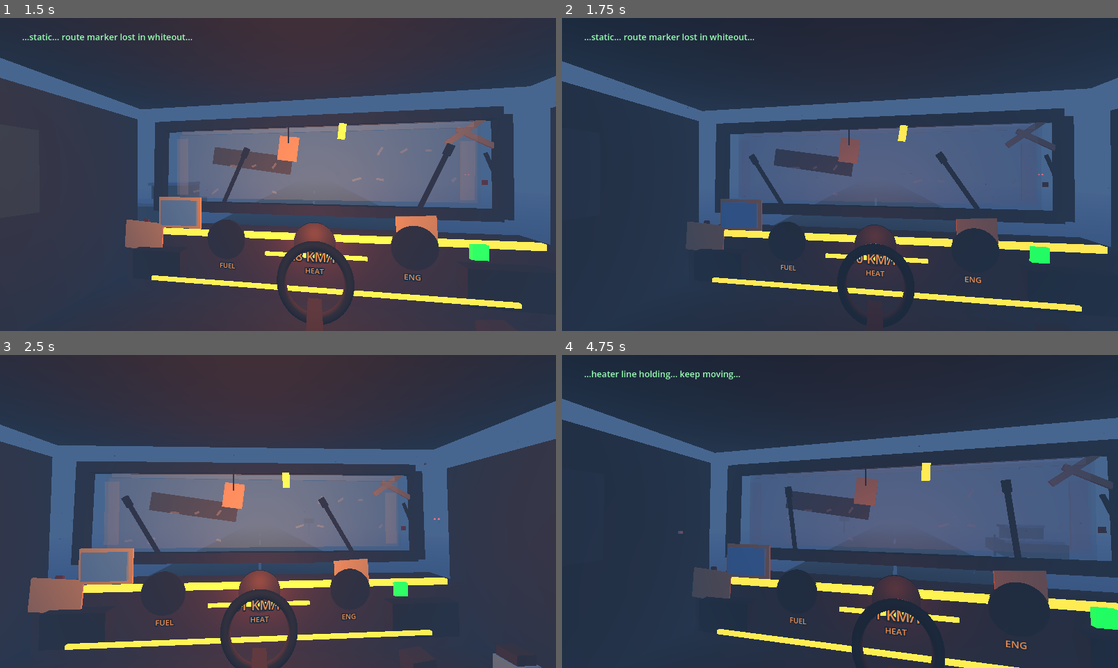
Above: before the commit, frames 1-4 (two rows, left to right).
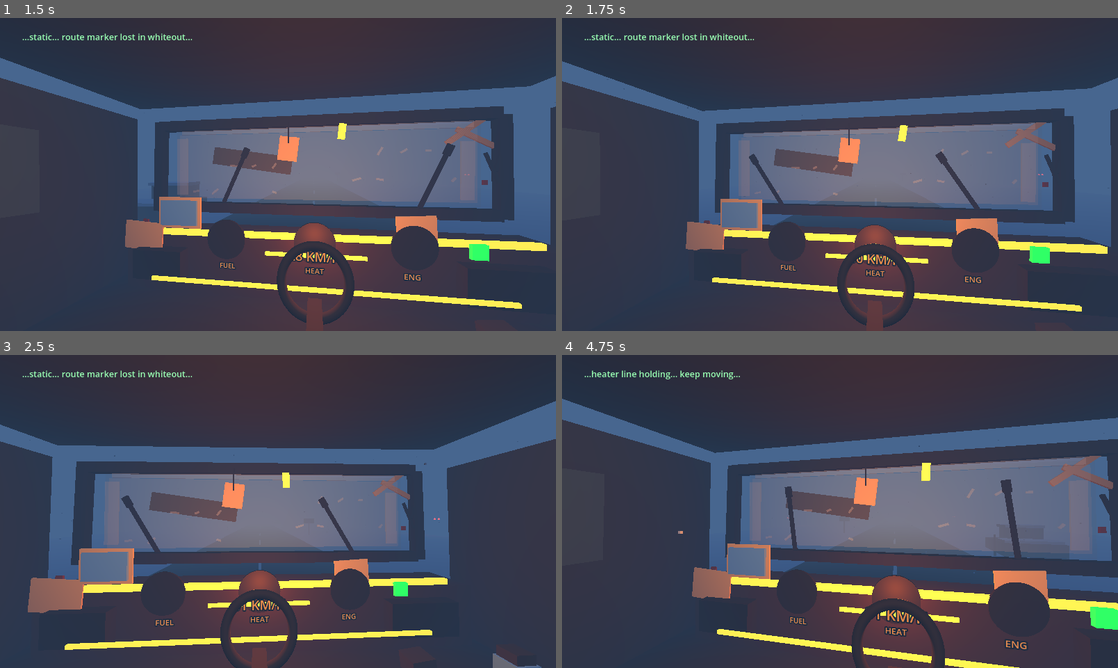
Above: after the commit, the same moments.

Repository: simonovic86/frozen-highway
Game: Godot game, scene res://scenes/Main.tscn
Same seed, same stepped clock (60 frames per second), same inputs: the game is played once before the commit and once after it.
Inputs (mouse positions are in pixels of both pictures, inside the frame that each line leads up to):
- Up to frame 1 (1.5 s): tap Enter at 0.5 s; move the mouse to (305, 174) at 0.52 s; hold H (heater_toggle, bound only before the commit) 0.53-1.28 s; hold W (throttle_up) from 0.53 s (still down); tap E (interact) at 0.8, 1.35 s; move the mouse to (250, 174) at 1.27 s
- Up to frame 2 (1.75 s): keep holding W (throttle_up); tap L (lights_toggle, bound only before the commit) at 1.55 s
- Up to frame 3 (2.5 s): keep holding W (throttle_up); move the mouse to (289, 505) at 2.02 s; hold L (lights_toggle, bound only before the commit) from 2.03 s (still down); tap R (radio_toggle, bound only before the commit) at 2.3 s
- Up to frame 4 (4.75 s): keep holding W (throttle_up); move the mouse to (834, 517) at 2.77 s; release L (lights_toggle, bound only before the commit) at 2.78 s; tap R (radio_toggle, bound only before the commit) at 2.85 s; tap H (heater_toggle, bound only before the commit) at 3.05, 4.35 s; move the mouse to (878, 514) at 3.52 s; hold Shift (cabin_move_modifier) 3.53-4.28 s; tap E (interact) at 3.8 s; move the mouse to (795, 508) at 4.27 s; tap L (lights_toggle, bound only before the commit) at 4.55 s

Frame 1 is identical in both runs. In frame 2, 22% of the frame differs, in the area x 0-89%, y 0-100%; in frame 3, 0.3%; in frame 4, 26%, in the area x 0-100%, y 0-100%.

Commit message:
Add reach limits to cabin interactions

Diff:
--- a/scripts/Cabin.gd
+++ b/scripts/Cabin.gd
@@ -1,6 +1,8 @@
 extends Node3D
 
 const CabinInteractableScript := preload("res://scripts/CabinInteractable.gd")
+const CLOSE_INTERACTION_DISTANCE := 3.45
+const EASY_INTERACTION_DISTANCE := 3.55
 
 @onready var camera_pivot := $CameraPivot
 @onready var camera := $CameraPivot/Camera3D
@@ -323,16 +325,16 @@
 	speed_label = _add_label3d(self, "SpeedLabel", "20 KM/H", Vector3(0.0, 0.02, -0.76), 34, Color(1.0, 0.58, 0.18))
 	_add_box(self, "SpeedGlowBacking", Vector3(1.35, 0.05, 0.03), Vector3(0.0, 0.02, -0.785), mat_warm_emissive)
 
-	var radio := _add_interactable("Radio", "radio", "Toggle radio", Vector3(2.25, -0.22, -0.78), Vector3(0.95, 0.46, 0.22), mat_black)
+	var radio := _add_interactable("Radio", "radio", "Toggle radio", Vector3(2.25, -0.22, -0.78), Vector3(0.95, 0.46, 0.22), mat_black, CLOSE_INTERACTION_DISTANCE)
 	radio_glow = _add_box(radio, "RadioGlow", Vector3(0.7, 0.08, 0.025), Vector3(0.0, 0.12, -0.13), mat_green)
 	radio_screen = _add_label3d(radio, "RadioScreen", "RADIO", Vector3(0.0, 0.03, -0.145), 20, Color(0.4, 1.0, 0.55))
 
-	var heater := _add_interactable("Heater", "heater", "Toggle heater", Vector3(-2.25, -0.2, -0.78), Vector3(0.75, 0.42, 0.22), mat_black)
+	var heater := _add_interactable("Heater", "heater", "Toggle heater", Vector3(-2.25, -0.2, -0.78), Vector3(0.75, 0.42, 0.22), mat_black, CLOSE_INTERACTION_DISTANCE)
 	heater_glow = _add_box(heater, "HeaterGlow", Vector3(0.38, 0.1, 0.025), Vector3(0.0, 0.08, -0.13), mat_dark)
 	_add_label3d(heater, "HeaterText", "HEAT", Vector3(0.0, -0.04, -0.145), 24, Color(1.0, 0.55, 0.2))
 	_add_box(self, "FootwellHeaterBleed", Vector3(1.25, 0.05, 0.5), Vector3(-2.18, -0.83, -0.05), mat_warm_emissive)
 
-	_add_interactable("LightSwitch", "lights", "Toggle cabin lights", Vector3(2.72, 1.95, 0.75), Vector3(0.28, 0.34, 0.18), mat_warm)
+	_add_interactable("LightSwitch", "lights", "Toggle cabin lights", Vector3(2.72, 1.95, 0.75), Vector3(0.28, 0.34, 0.18), mat_warm, EASY_INTERACTION_DISTANCE)
 	warning_light = _add_box(self, "WarningLight", Vector3(0.18, 0.18, 0.06), Vector3(1.95, 0.18, -0.76), mat_green)
 
 func _build_steering_wheel() -> void:
@@ -518,10 +520,10 @@
 	radio_label.modulate = Color(0.6, 1.0, 0.7)
 	layer.add_child(radio_label)
 
-func _add_interactable(name: String, action_id: String, label: String, position: Vector3, size: Vector3, material: Material) -> StaticBody3D:
+func _add_interactable(name: String, action_id: String, label: String, position: Vector3, size: Vector3, material: Material, max_interaction_distance: float = 3.0) -> StaticBody3D:
 	var body: StaticBody3D = CabinInteractableScript.new()
 	body.name = name
-	body.setup(action_id, label)
+	body.setup(action_id, label, max_interaction_distance)
 	body.position = position
 	body.interacted.connect(_on_interactable)
 	add_child(body)
--- a/scripts/CabinInteractable.gd
+++ b/scripts/CabinInteractable.gd
@@ -5,13 +5,18 @@
 
 var action_id := ""
 var display_name := ""
+var max_interaction_distance := 3.0
 
-func setup(new_action_id: String, new_display_name: String) -> void:
+func setup(new_action_id: String, new_display_name: String, new_max_interaction_distance: float = 3.0) -> void:
 	action_id = new_action_id
 	display_name = new_display_name
+	max_interaction_distance = new_max_interaction_distance
 
 func get_interaction_text() -> String:
 	return "E - " + display_name
 
+func is_interaction_point_in_range(origin: Vector3, interaction_point: Vector3) -> bool:
+	return origin.distance_to(interaction_point) <= max_interaction_distance
+
 func interact() -> void:
 	interacted.emit(action_id)
--- a/scripts/CabinInteractionSystem.gd
+++ b/scripts/CabinInteractionSystem.gd
@@ -3,17 +3,23 @@
 
 signal focus_text_changed(text)
 
+var focus_probe_distance := 4.25
 var current_text := ""
 
 func _ready() -> void:
 	enabled = true
+	if not target_position.is_zero_approx():
+		target_position = target_position.normalized() * focus_probe_distance
 
 func _process(_delta: float) -> void:
 	force_raycast_update()
 	var text := ""
 	var collider := get_collider()
 	if collider != null and collider.has_method("get_interaction_text"):
-		text = collider.get_interaction_text()
+		if _is_collider_in_reach(collider):
+			text = collider.get_interaction_text()
+		else:
+			text = "Move closer"
 	if text != current_text:
 		current_text = text
 		focus_text_changed.emit(current_text)
@@ -22,5 +28,10 @@
 	if event.is_action_pressed("interact"):
 		force_raycast_update()
 		var collider := get_collider()
-		if collider != null and collider.has_method("interact"):
+		if collider != null and collider.has_method("interact") and _is_collider_in_reach(collider):
 			collider.interact()
+
+func _is_collider_in_reach(collider: Object) -> bool:
+	if collider.has_method("is_interaction_point_in_range"):
+		return collider.is_interaction_point_in_range(global_position, get_collision_point())
+	return true
--- a/scripts/Main.gd
+++ b/scripts/Main.gd
@@ -58,12 +58,6 @@
 		get_viewport().set_input_as_handled()
 	if get_tree().paused:
 		return
-	if event.is_action_pressed("radio_toggle") and radio_system != null:
-		radio_system.toggle_radio()
-	if event.is_action_pressed("heater_toggle") and resource_state != null:
-		resource_state.toggle_heater()
-	if event.is_action_pressed("lights_toggle") and resource_state != null:
-		resource_state.toggle_cabin_lights()
 
 func _setup_environment() -> void:
 	var environment := Environment.new()
@@ -117,9 +111,6 @@
 
 func _ensure_input_actions() -> void:
 	_add_key_action("interact", KEY_E)
-	_add_key_action("radio_toggle", KEY_R)
-	_add_key_action("heater_toggle", KEY_H)
-	_add_key_action("lights_toggle", KEY_L)
 	_add_key_action("throttle_up", KEY_W)
 	_add_key_action("throttle_down", KEY_S)
 	_add_key_action("cabin_move_left", KEY_A)
Not shown, changed: README.md
Not shown, changed: TASKS.md
